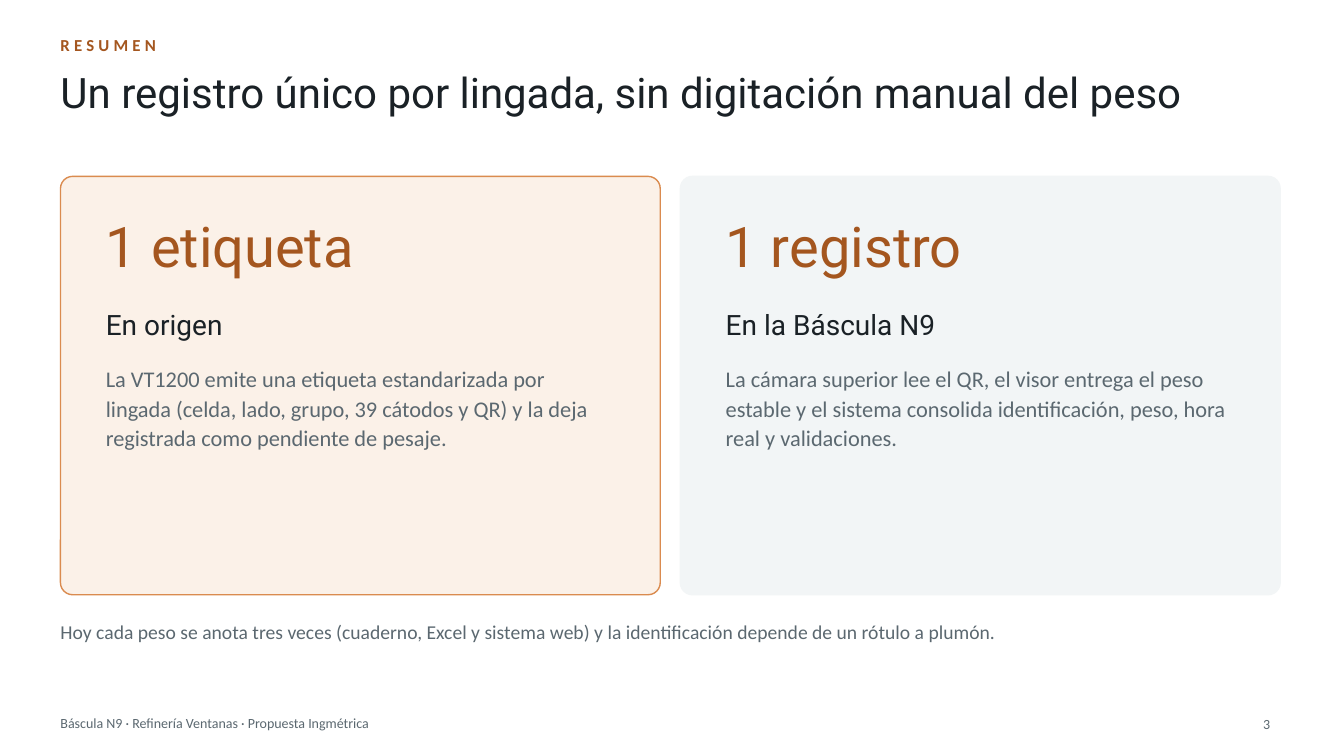
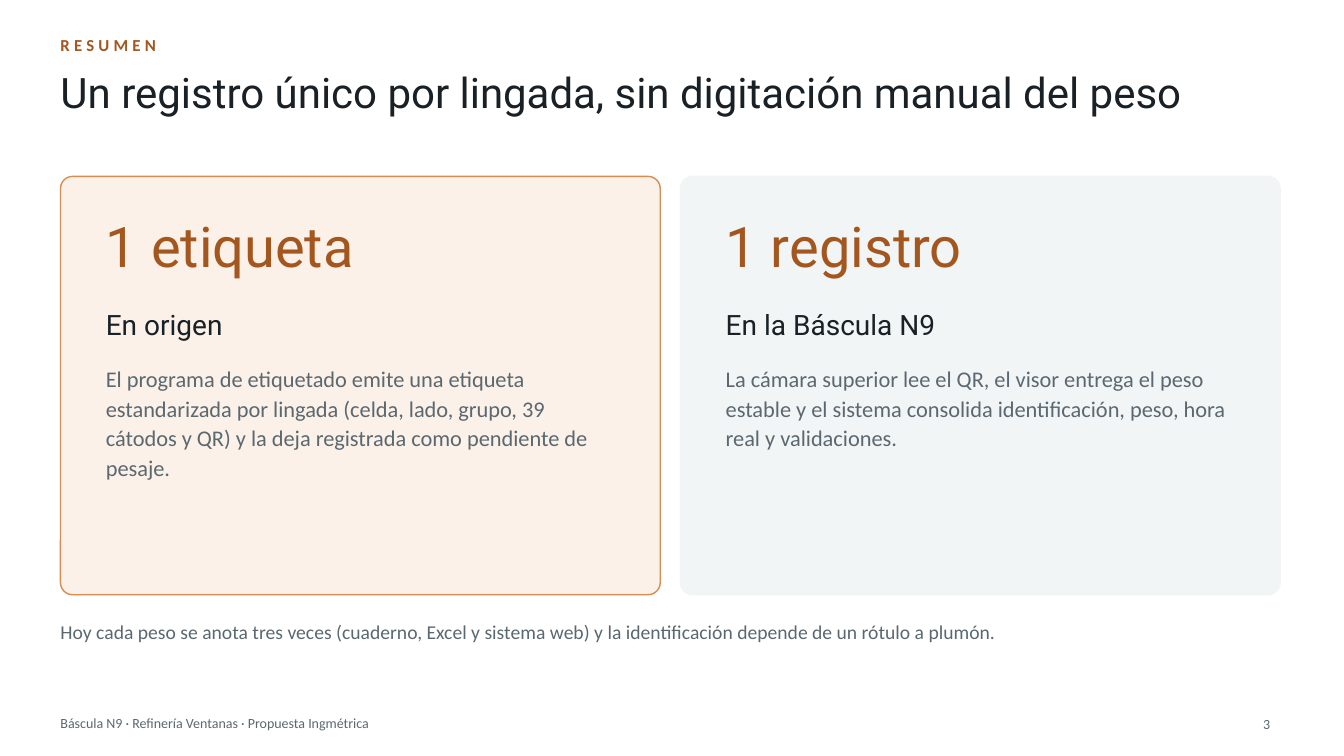
Before and after one commit to BortegaING/Codelco-Proyecto, a slide deck: slide 3 of presentacion/Bascula-N9-Ventanas.pptx. Drawn at 1344x756 pixels with LibreOffice and Linux fonts; fonts in the diff are those of the drawing. Boxes give left, top, right and bottom in pixels: in the first picture for what was removed or moved away, otherwise in the second. Text is boxed around its words. In the diff, an @@ line names an element or a change of style, - is before the commit and + after.

```diff
--- a/presentacion/Bascula-N9-Ventanas.pptx
+++ b/presentacion/Bascula-N9-Ventanas.pptx
@@ text at [106, 371, 587, 480]: text changed @@
-La VT1200 emite una etiqueta estandarizada por lingada (celda, lado, grupo, 39 cátodos y QR) y la deja registrada como pendiente de pesaje.
+El programa de etiquetado emite una etiqueta estandarizada por lingada (celda, lado, grupo, 39 cátodos y QR) y la deja registrada como pendiente de pesaje.
```
Also in this commit, not shown: 5 other slides changed, 1 other file.
